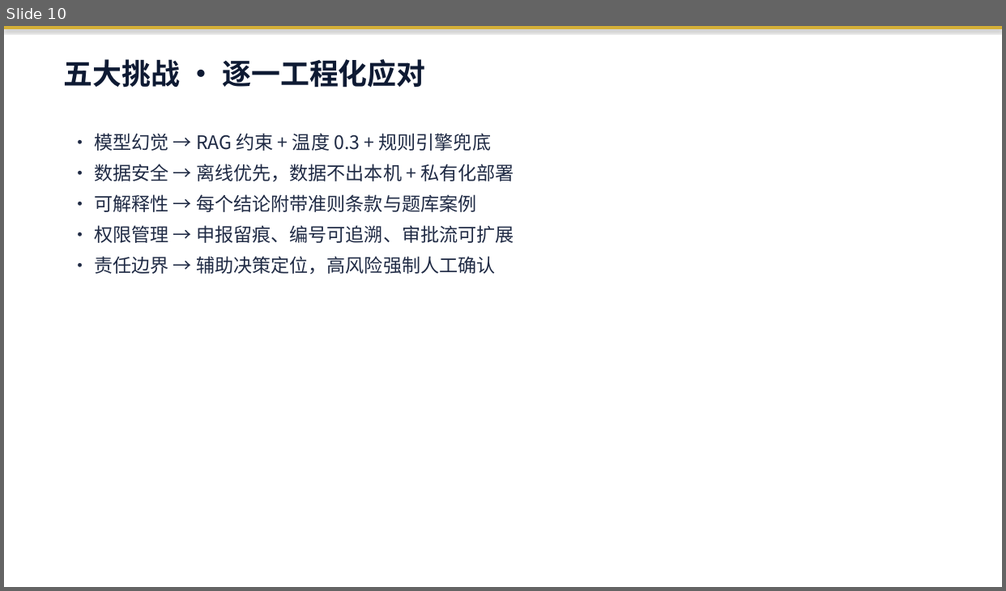
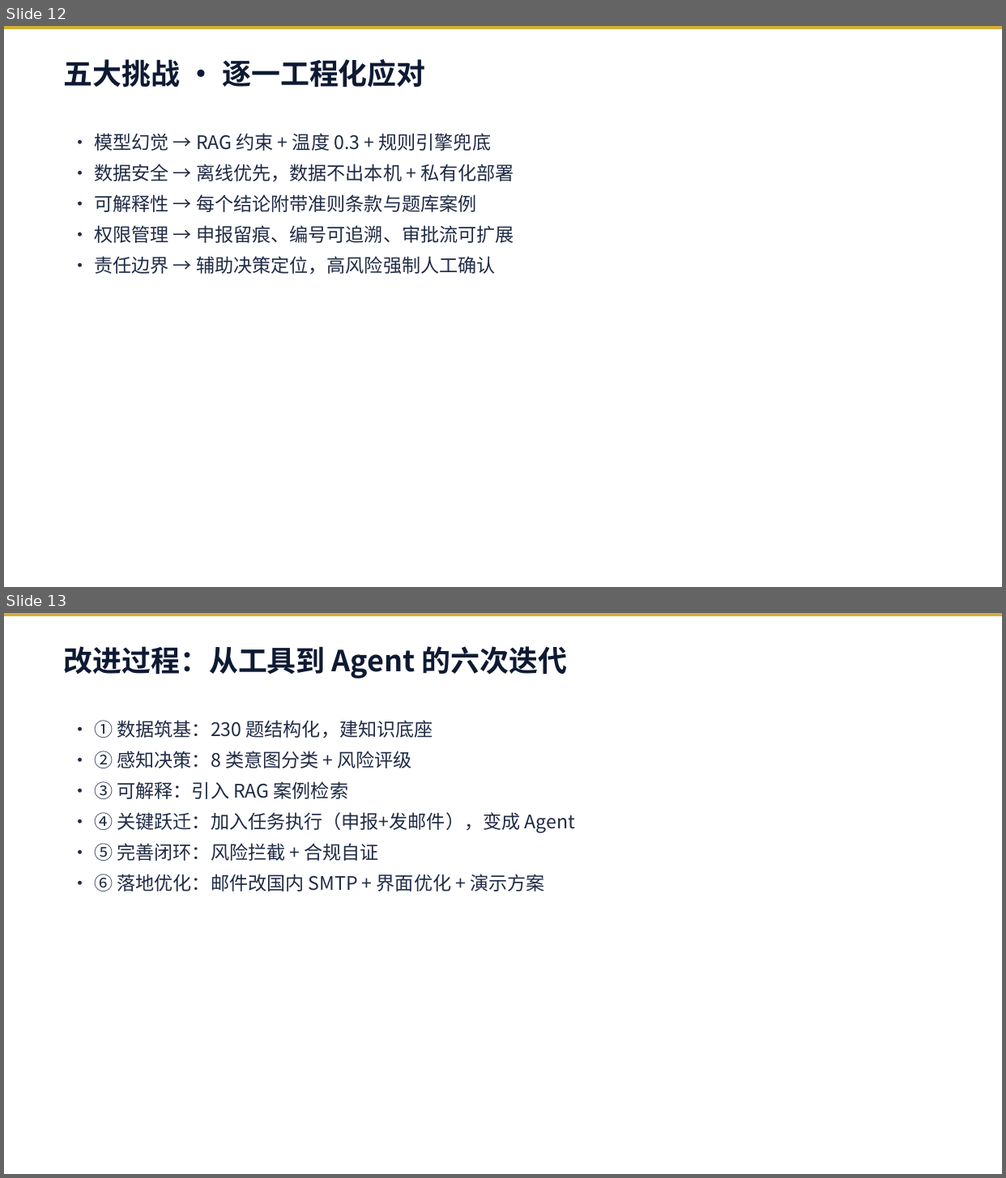
Before and after one commit to JackMA-SYSU/cfa-compliance-assistant, a slide deck: 商策PPT_暑假不回家队.pptx. Shown one above the other, each under a label of ours: slide 10 before the commit, slides 12 and 13 after it. The pictures are 1006x591 and 1006x1178 pixels, drawn with LibreOffice and Linux fonts; fonts in the diff are those of the drawing. Boxes give left, top, right and bottom in pixels: in the first picture for what was removed or moved away, otherwise in the second. Text is boxed around its words. In the diff, an @@ line names an element or a change of style, - is before the commit and + after.

Commit message:
feat: 重做PPT(16页)带演讲备注，覆盖5要点+改进过程+可推广性

```diff
--- a/商策PPT_暑假不回家队.pptx
+++ b/商策PPT_暑假不回家队.pptx
@@ slide 13 added at (x1=4, y1=613, x2=1002, y2=1174), background #FFFFFF @@
@@ rectangle added at (x1=4, y1=613, x2=1002, y2=616), fill #D4AF37 @@
@@ text added at (x1=64, y1=646, x2=567, y2=679), 28 pt, text #0E1A33, bold @@
+改进过程：从工具到 Agent 的六次迭代
@@ text added at (x1=94, y1=720, x2=575, y2=892), 18 pt, text #1F2A44 @@
+• ① 数据筑基：230 题结构化，建知识底座
+• ② 感知决策：8 类意图分类 + 风险评级
+• ③ 可解释：引入 RAG 案例检索
+• ④ 关键跃迁：加入任务执行（申报+发邮件），变成 Agent
+• ⑤ 完善闭环：风险拦截 + 合规自证
+• ⑥ 落地优化：邮件改国内 SMTP + 界面优化 + 演示方案
@@ what was slide 10 is now slide 12 @@
@@ slide 12 changed as well @@
@@ rectangle at (x1=4, y1=26, x2=1002, y2=29): shadow off @@
```
Also in this commit, not shown: 10 other slides changed, 4 other slides added, 2 slides removed, 2 other files.
